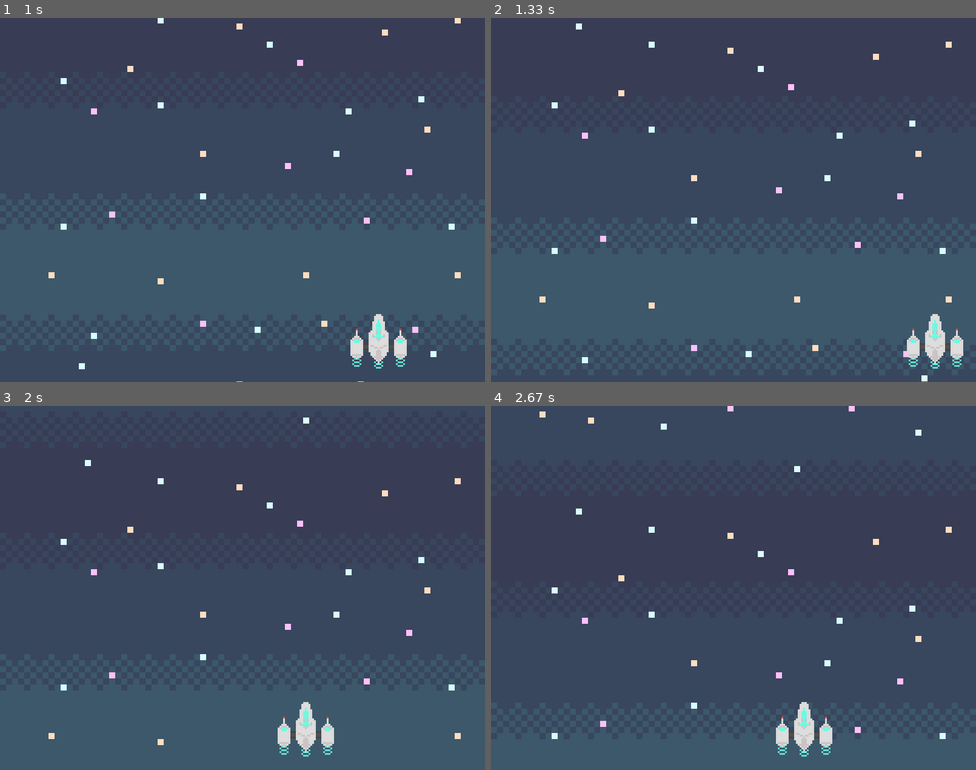
Above: before the commit, frames 1-4 (two rows, left to right).
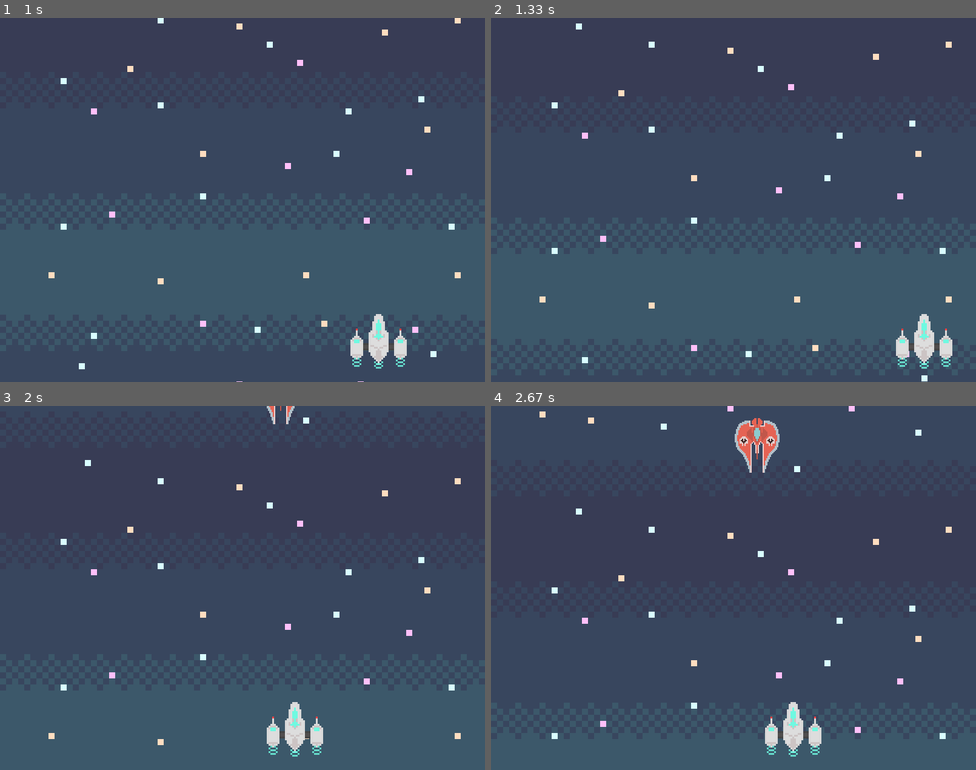
Above: after the commit, the same moments.

Repository: synophic/pygamestarter
Game: pygame game, started from Invader-BEYOND.py
Two runs of this game, one before a commit and one after it. Both use one fixed random seed, a clock stepped at 60 frames per second and the inputs below.
Inputs:
- Up to frame 1 (1 s): hold Right 0.33-0.8 s; hold Right from 0.83 s (still down)
- Up to frame 2 (1.33 s): release Right at 1.3 s
- Up to frame 3 (2 s): hold Left 1.33-1.87 s; hold Left from 1.9 s (still down)
- Up to frame 4 (2.67 s): release Left at 2.3 s; hold Right from 2.33 s (still down)

Frame 1 is identical in both runs. In frame 2, 1.0% of the frame differs, in the area x 83-98%, y 81-97%; in frame 3, 1.2%; in frame 4, 1.9%, in the area x 50-71%, y 3-97%.

Commit message:
Update Invader-BEYOND.py

Diff:
--- a/Invader-BEYOND.py
+++ b/Invader-BEYOND.py
@@ -20,11 +20,17 @@
 
 #player info
 ship = image.load('player.png')
-ply_width = 62
+ply_width = 93
 
 bg = image.load('background.png').convert()
 
 comet = image.load('comet.png')
+
+stk = image.load('inv03.png')
+
+
+def striker(shape, stk_x, stk_y):
+    screen.blit(shape, (stk_x, stk_y))
 
 #blit player to screen
 def play(x, y):
@@ -32,6 +38,7 @@
 
 #main game loop
 def game_loop():
+
     ply_spd = 0
     ply_x = 350
     ply_y = 488
@@ -40,9 +47,15 @@
     bg_y = 600
 
     thg_srtx = randrange(50, dis_width - 50)
-    thg_srty = -600
+    thg_srty = -300
+
+    stk_wid = 74
+    stk_spd = 1
+    stk_high = 90
+    findenemy = True
 
     while True:
+        #check keyboard input
         for evt in event.get():
             if evt.type == QUIT:
                 quit()
@@ -59,20 +72,37 @@
                 if evt.key == K_RIGHT or evt.key == K_LEFT:
                     ply_spd = 0
 
+        if findenemy:
+            if thg_srtx < ply_x:
+                thg_srtx += stk_spd
+                thg_srty += stk_spd
+            elif thg_srtx > ply_x:
+                thg_srtx -= stk_spd
+                thg_srty += stk_spd
+            elif thg_srtx == ply_x or thg_srtx + stk_wid == ply_x:
+                findenemy = False
+        elif not findenemy:
+            thg_srty += 3
 
-        rel_y = (bg_y % bg.get_rect().width)
+        if thg_srty > dis_height:
+            thg_srty = 0 - stk_high
+            thg_srtx = randrange(50, dis_width - 50)
+            findenemy = True
 
         ply_x += ply_spd
         screen.fill(black)
 
+
+        rel_y = (bg_y % bg.get_rect().width)
         screen.blit(bg, (0, (rel_y - bg.get_rect().width)))
         if rel_y < dis_height:
             screen.blit(bg, (0, rel_y))
         bg_y += 1
 
+        striker(stk, thg_srtx, thg_srty)
         play(ply_x, ply_y)
 
-        if ply_x > dis_width - (ply_width+50) or ply_x < 50:
+        if ply_x > dis_width - (ply_width+40) or ply_x < 50:
             ply_spd = 0
 
 
